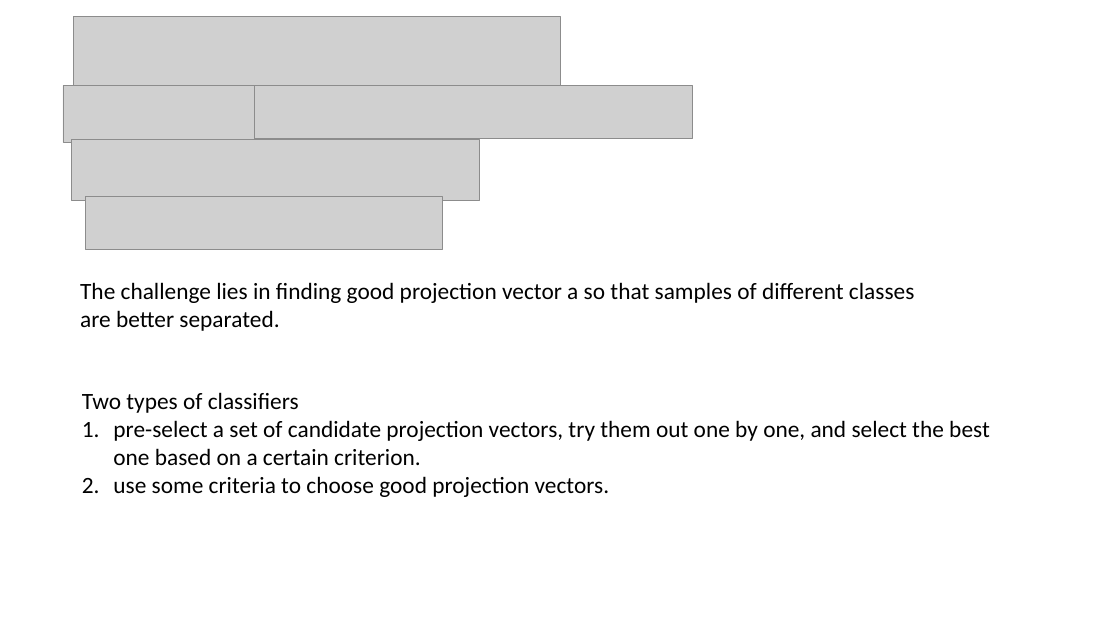
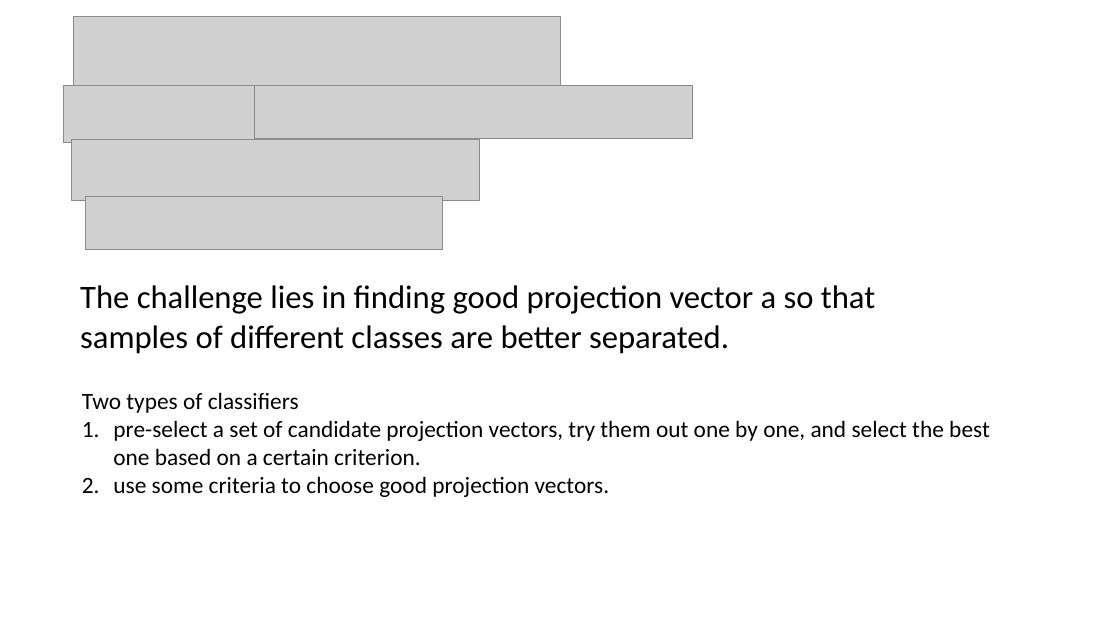
Before and after one commit to Vincent1837/Schools, a slide deck: slide 6 of Low_Powered_AI_Lab/Subspace Learning Machine.pptx. Drawn at 1120x630 pixels with LibreOffice and Linux fonts; fonts in the diff are those of the drawing; grey boxes stand for pictures. Boxes give left, top, right and bottom in pixels: in the first picture for what was removed or moved away, otherwise in the second. Text is boxed around its words. In the diff, an @@ line names an element or a change of style, - is before the commit and + after.

```diff
--- a/Low_Powered_AI_Lab/Subspace Learning Machine.pptx
+++ b/Low_Powered_AI_Lab/Subspace Learning Machine.pptx
@@ text "The challenge lies in finding ..." at (x1=80, y1=285, x2=875, y2=354): size 20 to 28 pt @@
```
Also in this commit, not shown: 2 other slides changed, 5 slides added, 2 slides removed, 3 other files.
